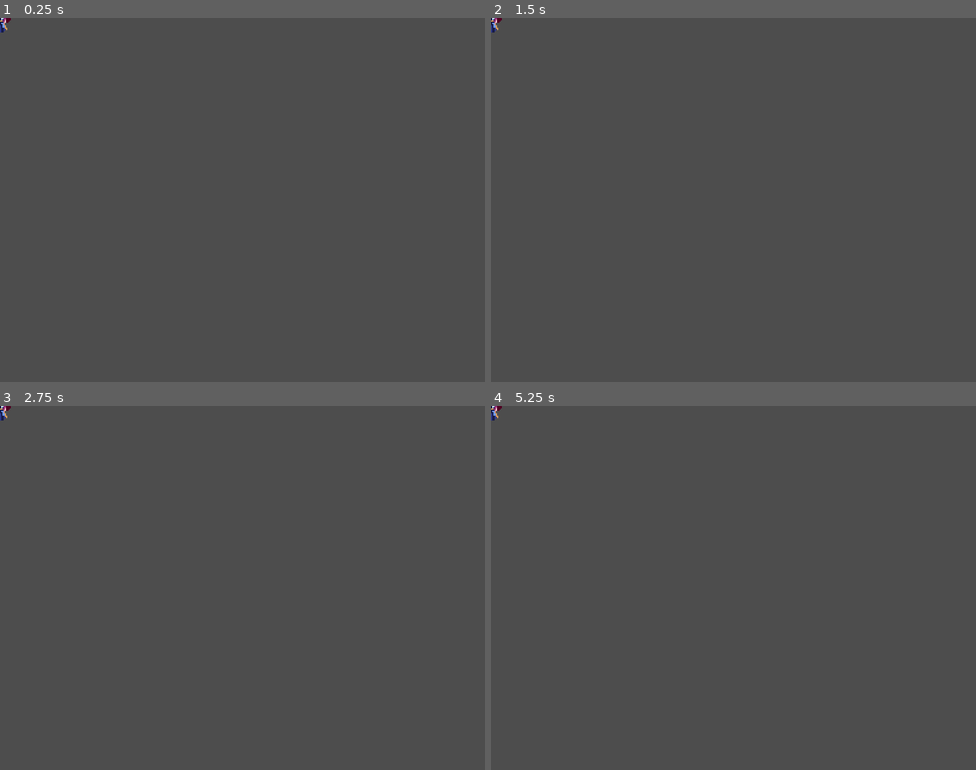
Above: before the commit, frames 1-4 (two rows, left to right).
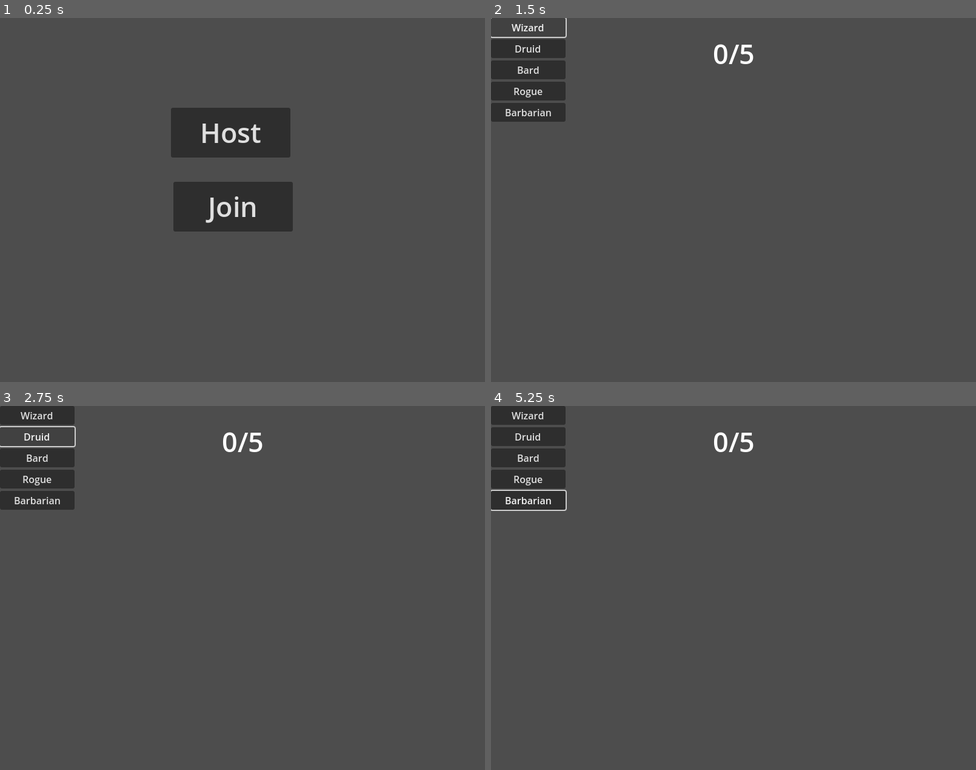
Above: after the commit, the same moments.

Repository: har3nz/MultiplayerDnD
Game: Godot game, scene res://scenes/room.tscn
The game is run twice, just before and just after one commit, with the same random seed, the same clock (stepped at 60 frames per second) and the same inputs. Before the commit the project starts from res://scenes/world.tscn. The engine's default icon, where the game draws it, is replaced by a stand-in: a white triangle on a blue panel in a dark square.
Inputs (mouse positions are in pixels of both pictures, inside the frame that each line leads up to):
- Up to frame 1 (0.25 s): no input
- Up to frame 2 (1.5 s): click (723, 207) at 0.5 s, where only the run after the commit has a clickable "Join"; click (529, 28) at 1.25 s, where only the run after the commit has a clickable "Wizard"
- Up to frame 3 (2.75 s): click (38, 435) at 2 s, where only the run after the commit has a clickable "Druid"
- Up to frame 4 (5.25 s): click (529, 456) at 2.75 s, where only the run after the commit has a clickable "Bard"; click (529, 478) at 3.5 s, where only the run after the commit has a clickable "Rogue"; click (529, 500) at 4.25 s, where only the run after the commit has a clickable "Barbarian"; tap Enter at 5 s; move the mouse to (840, 569) at 5.02 s; hold D (right) from 5.03 s (still down); click (840, 569) at 5.1 s

The runs differ from the first frame. In frame 1, 6.7% of the frame differs, in the area x 0-61%, y 0-59%; in frame 2, 3.5%; in frame 3, 3.5%; in frame 4, 4.2%.

Commit message:
some tweaks still broken things

Diff:
--- a/project.godot
+++ b/project.godot
@@ -11,18 +11,17 @@
 [application]
 
 config/name="MultiplayerD&D"
-run/main_scene="uid://7dutjmu04kaf"
+run/main_scene="uid://3a54kivsiru2"
 config/features=PackedStringArray("4.5", "GL Compatibility")
 config/icon="res://icon.svg"
 
 [autoload]
 
 NetworkHandler="*res://scripts/Network/network_handler.gd"
-GlobalMultiplayerSpawner="*res://scripts/Network/multiplayer_spawner.gd"
-GlobalMultiplayer="*res://scripts/Network/global_multiplayer.gd"
 ClassHandler="*res://scripts/class_handler.gd"
 ClientNetworkGlobals="*res://scripts/Network/client_network_globals.gd"
 ServerNetworkGlobals="*res://scripts/Network/server_network_globals.gd"
+PlayerSpawner="*res://scripts/Network/player_spawner.gd"
 
 [display]
 
--- a/scenes/Characters/barbarian.tscn
+++ b/scenes/Characters/barbarian.tscn
@@ -6,17 +6,6 @@
 
 [sub_resource type="CircleShape2D" id="CircleShape2D_omgms"]
 radius = 31.0
-
-[sub_resource type="SceneReplicationConfig" id="SceneReplicationConfig_omgms"]
-properties/0/path = NodePath(".:position")
-properties/0/spawn = true
-properties/0/replication_mode = 2
-properties/1/path = NodePath("Sprite2D:scale")
-properties/1/spawn = true
-properties/1/replication_mode = 2
-properties/2/path = NodePath("Axe:position")
-properties/2/spawn = true
-properties/2/replication_mode = 2
 
 [node name="barbarian" type="CharacterBody2D"]
 motion_mode = 1
@@ -29,10 +18,5 @@
 [node name="CollisionShape2D" type="CollisionShape2D" parent="."]
 shape = SubResource("CircleShape2D_omgms")
 
-[node name="MultiplayerSynchronizer" type="MultiplayerSynchronizer" parent="."]
-replication_interval = 0.06
-delta_interval = 0.008
-replication_config = SubResource("SceneReplicationConfig_omgms")
-
 [node name="Axe" parent="." instance=ExtResource("3_imun0")]
 position = Vector2(55, -30)
--- a/scenes/Characters/wizard.tscn
+++ b/scenes/Characters/wizard.tscn
@@ -1,12 +1,7 @@
-[gd_scene load_steps=5 format=3 uid="uid://bxcxi0ervwr2p"]
+[gd_scene load_steps=4 format=3 uid="uid://bxcxi0ervwr2p"]
 
 [ext_resource type="Texture2D" uid="uid://bnm5f4aj0owqx" path="res://icon.svg" id="1_3jsmo"]
 [ext_resource type="Script" uid="uid://cl5h2h0bqkqvp" path="res://scripts/Characters/wizard.gd" id="1_leome"]
-
-[sub_resource type="SceneReplicationConfig" id="SceneReplicationConfig_leome"]
-properties/0/path = NodePath(".:position")
-properties/0/spawn = true
-properties/0/replication_mode = 2
 
 [sub_resource type="CircleShape2D" id="CircleShape2D_j4iv4"]
 radius = 31.0
@@ -15,11 +10,6 @@
 motion_mode = 1
 script = ExtResource("1_leome")
 
-[node name="MultiplayerSynchronizer" type="MultiplayerSynchronizer" parent="."]
-replication_interval = 0.1
-delta_interval = 0.008
-replication_config = SubResource("SceneReplicationConfig_leome")
-
 [node name="Sprite2D" type="Sprite2D" parent="."]
 scale = Vector2(0.5, 0.5)
 texture = ExtResource("1_3jsmo")
--- a/scripts/Characters/barbarian.gd
+++ b/scripts/Characters/barbarian.gd
@@ -19,8 +19,19 @@
 @export var spin_speed: float = 20.0
 var spin_timer: float = 0.0
 
+var is_authority: bool:
+	get: return !NetworkHandler.is_server && owner_id == ClientNetworkGlobals.id
+
+var owner_id: int
+
 func _enter_tree() -> void:
-	set_multiplayer_authority(name.to_int())
+	ServerNetworkGlobals.handle_player_position.connect(server_handle_player_position)
+	ClientNetworkGlobals.handle_player_position.connect(client_handle_player_position)
+
+func _exit_tree() -> void:
+	ServerNetworkGlobals.handle_player_position.disconnect(server_handle_player_position)
+	ClientNetworkGlobals.handle_player_position.disconnect(client_handle_player_position)
+
 
 func _physics_process(delta) -> void:
 	velocity = Input.get_vector("left", "right", "up", "down") * SPEED
@@ -63,3 +74,18 @@
 		ani_player.play("swing")
 
 	move_and_slide()
+
+	PlayerPosition.create(owner_id, global_position).send(NetworkHandler.server_peer)
+
+func server_handle_player_position(peer_id: int, player_position: PlayerPosition) -> void:
+	if owner_id != peer_id: return
+
+	global_position = player_position.position
+
+	PlayerPosition.create(owner_id, global_position).broadcast(NetworkHandler.connection)
+
+
+func client_handle_player_position(player_position: PlayerPosition) -> void:
+	if is_authority || owner_id != player_position.id: return
+
+	global_position = player_position.position
--- a/scripts/Characters/druid.gd
+++ b/scripts/Characters/druid.gd
@@ -10,6 +10,22 @@
 
 var crow_scene = preload("res://scenes/Skills/crow.tscn")
 var crow
+
+var is_authority: bool:
+	get: return !NetworkHandler.is_server && owner_id == ClientNetworkGlobals.id
+
+var owner_id: int
+
+func _enter_tree() -> void:
+	ServerNetworkGlobals.handle_player_position.connect(server_handle_player_position)
+	ClientNetworkGlobals.handle_player_position.connect(client_handle_player_position)
+
+func _exit_tree() -> void:
+	ServerNetworkGlobals.handle_player_position.disconnect(server_handle_player_position)
+	ClientNetworkGlobals.handle_player_position.disconnect(client_handle_player_position)
+
+
+
 
 func _physics_process(_delta) -> void:
 	#if !is_multiplayer_authority(): return
@@ -45,3 +61,18 @@
 		print()
 
 	move_and_slide()
+
+	PlayerPosition.create(owner_id, global_position).send(NetworkHandler.server_peer)
+
+func server_handle_player_position(peer_id: int, player_position: PlayerPosition) -> void:
+	if owner_id != peer_id: return
+
+	global_position = player_position.position
+
+	PlayerPosition.create(owner_id, global_position).broadcast(NetworkHandler.connection)
+
+
+func client_handle_player_position(player_position: PlayerPosition) -> void:
+	if is_authority || owner_id != player_position.id: return
+
+	global_position = player_position.position
--- a/scripts/Characters/rogue.gd
+++ b/scripts/Characters/rogue.gd
@@ -20,6 +20,21 @@
 var dir = Vector2.ZERO
 var spin_angle: float = 0.0
 @export var radius: float = 20.0
+
+var is_authority: bool:
+	get: return !NetworkHandler.is_server && owner_id == ClientNetworkGlobals.id
+
+var owner_id: int
+
+func _enter_tree() -> void:
+	ServerNetworkGlobals.handle_player_position.connect(server_handle_player_position)
+	ClientNetworkGlobals.handle_player_position.connect(client_handle_player_position)
+
+func _exit_tree() -> void:
+	ServerNetworkGlobals.handle_player_position.disconnect(server_handle_player_position)
+	ClientNetworkGlobals.handle_player_position.disconnect(client_handle_player_position)
+
+
 
 func _physics_process(_delta) -> void:
 	#if !is_multiplayer_authority(): return
@@ -57,6 +72,22 @@
 
 	move_and_slide()
 
+	PlayerPosition.create(owner_id, global_position).send(NetworkHandler.server_peer)
+
+func server_handle_player_position(peer_id: int, player_position: PlayerPosition) -> void:
+	if owner_id != peer_id: return
+
+	global_position = player_position.position
+
+	PlayerPosition.create(owner_id, global_position).broadcast(NetworkHandler.connection)
+
+
+func client_handle_player_position(player_position: PlayerPosition) -> void:
+	if is_authority || owner_id != player_position.id: return
+
+	global_position = player_position.position
+
+
 func _on_timer_timeout() -> void:
 	invis_ran_out = true
 	$Sprite2D.self_modulate.a = 1
--- a/scripts/Characters/wizard.gd
+++ b/scripts/Characters/wizard.gd
@@ -1,4 +1,17 @@
 extends CharacterBody2D
+
+var is_authority: bool:
+	get: return !NetworkHandler.is_server && owner_id == ClientNetworkGlobals.id
+
+var owner_id: int
+
+func _enter_tree() -> void:
+	ServerNetworkGlobals.handle_player_position.connect(server_handle_player_position)
+	ClientNetworkGlobals.handle_player_position.connect(client_handle_player_position)
+
+func _exit_tree() -> void:
+	ServerNetworkGlobals.handle_player_position.disconnect(server_handle_player_position)
+	ClientNetworkGlobals.handle_player_position.disconnect(client_handle_player_position)
 
 const SPEED: int = 220
 
@@ -12,8 +25,6 @@
 
 var flipped: bool = false
 
-func _enter_tree() -> void:
-	set_multiplayer_authority(name.to_int())
 
 func spawn_fireball() -> void:
 	var fireball = fireball_scene.instantiate()
@@ -66,3 +77,18 @@
 
 
 	move_and_slide()
+
+	PlayerPosition.create(owner_id, global_position).send(NetworkHandler.server_peer)
+
+func server_handle_player_position(peer_id: int, player_position: PlayerPosition) -> void:
+	if owner_id != peer_id: return
+
+	global_position = player_position.position
+
+	PlayerPosition.create(owner_id, global_position).broadcast(NetworkHandler.connection)
+
+
+func client_handle_player_position(player_position: PlayerPosition) -> void:
+	if is_authority || owner_id != player_position.id: return
+
+	global_position = player_position.position
--- a/scripts/Network/client_network_globals.gd
+++ b/scripts/Network/client_network_globals.gd
@@ -3,36 +3,48 @@
 signal handle_local_id_assignment(local_id: int)
 signal handle_remote_id_assignment(remote_id: int)
 signal handle_player_position(player_position: PlayerPosition)
-
+signal upd_list(list: Array[int])
 
 var id: int = -1
 var remote_ids: Array[int]
+var packet
 
 func _ready() -> void:
-    NetworkHandler.on_client_packet.connect(on_client_packet)
+	NetworkHandler.on_client_packet.connect(on_client_packet)
 
 func on_client_packet(data: PackedByteArray) -> void:
-    var packet_type: int = data.decode_u8(0)
-    match packet_type:
-        PacketInfo.PACKET_TYPE.ID_ASSIGNMENT:
-            manage_ids(IDAssignment.create_from_data(data))
+	var packet_type: int = data.decode_u8(0)
+	match packet_type:
+		PacketInfo.PACKET_TYPE.ID_ASSIGNMENT:
+			manage_ids(IDAssignment.create_from_data(data))
 
-        PacketInfo.PACKET_TYPE.PLAYER_POSITION:
-            handle_player_position.emit(PlayerPosition.create_from_data(data))
+		PacketInfo.PACKET_TYPE.PLAYER_POSITION:
+			handle_player_position.emit(PlayerPosition.create_from_data(data))
 
-        _:
-            push_error("Packet type with index ", data[0], " unhandled")
+		PacketInfo.PACKET_TYPE.PEER_LIST:
+			packet = PeerList.create_from_data(data)
+
+			upd_list.emit(packet.peer_ids)
+
+		PacketInfo.PACKET_TYPE.START_GAME:
+			get_tree().change_scene_to_file("res://scenes/world.tscn")
+			for peer_id in packet.peer_ids:
+				if get_node_or_null(str(peer_id)) == null:
+					PlayerSpawner.spawn_player(peer_id)
+		_:
+			push_error("Packet type with index ", data[0], " unhandled")
+
 
 
 func manage_ids(id_assignment: IDAssignment) -> void:
-    if id == -1:
-        id = id_assignment.id
-        handle_local_id_assignment.emit(id_assignment.id)
+	if id == -1:
+		id = id_assignment.id
+		handle_local_id_assignment.emit(id_assignment.id)
 
-        remote_ids = id_assignment.remote_ids
-        for remote_id in remote_ids:
-            if remote_id == id: continue
-            handle_remote_id_assignment.emit(remote_id)
-    else:
-        remote_ids.append(id_assignment.id)
-        handle_remote_id_assignment.emit(id_assignment.id)
+		remote_ids = id_assignment.remote_ids
+		for remote_id in remote_ids:
+			if remote_id == id: continue
+			handle_remote_id_assignment.emit(remote_id)
+	else:
+		remote_ids.append(id_assignment.id)
+		handle_remote_id_assignment.emit(id_assignment.id)
--- a/scripts/Network/global_multiplayer.gd
+++ /dev/null
@@ -1,8 +0,0 @@
-extends Node
-
-func start_game() -> void:
-	rpc("go_to_world_scene")
-
-@rpc("any_peer", "call_local", "reliable")
-func go_to_world_scene() -> void:
-	get_tree().change_scene_to_file("res://scenes/world.tscn")
--- a/scripts/Network/network_handler.gd
+++ b/scripts/Network/network_handler.gd
@@ -1,7 +1,5 @@
 extends Node
-
 #peer.create_client("88.240.176.255", 15155)
-
 
 signal on_peer_connected(peer_id: int)
 signal on_peer_disconnected(peer_id:int)
@@ -19,7 +17,7 @@
 var connection: ENetConnection
 var is_server: bool= false
 
-func _process(delta: float) -> void:
+func _process(_delta: float) -> void:
 	if connection == null: return
 
 	handle_events()
@@ -61,8 +59,22 @@
 	peer.set_meta("id", peer_id)
 	client_peers[peer_id] = peer
 
+	var peer_ids := client_peers.keys()
+
+	# update server UI
+	var waiting_room = get_tree().current_scene
+	if waiting_room.has_method("update_player_list_from_peers"):
+		waiting_room.update_player_list_from_peers(peer_ids)
+
 	print("Peer connected with assigned id: ", peer_id)
 	on_peer_connected.emit(peer_id)
+
+	# --- BROADCAST FULL PEER LIST TO ALL CLIENTS ---
+	var list_packet := PeerList.create(peer_ids)
+	list_packet.broadcast(connection)  # <-- send to everyone including the new client
+
+
+
 
 func connected_to_server() -> void:
 	print("Succesfully connected to server!")
@@ -73,8 +85,14 @@
 	available_peer_ids.push_back(peer_id)
 	client_peers.erase(peer_id)
 
+	# update server UI
+	var waiting_room = get_tree().current_scene
+	if waiting_room.has_method("update_player_list_from_peers"):
+		waiting_room.update_player_list_from_peers(client_peers.keys())
+
 	print("Succesfully disconnected: ", peer_id, " from server!")
 	on_peer_disconnected.emit(peer_id)
+
 
 func disconnected_from_server() -> void:
 	print("Succesfully disconnected from server!")
--- a/scripts/Network/network_ui.gd
+++ b/scripts/Network/network_ui.gd
@@ -3,7 +3,17 @@
 func _on_client_pressed() -> void:
 	get_tree().change_scene_to_file("res://scenes/waiting_room.tscn")
 	NetworkHandler.start_client()
+	NetworkHandler.on_client_packet.connect(_on_client_packet)
 
 func _on_server_pressed() -> void:
 	get_tree().change_scene_to_file("res://scenes/waiting_room.tscn")
 	NetworkHandler.start_server()
+
+func _on_client_packet(data: PackedByteArray) -> void:
+	var type = data.decode_u8(0)
+
+	match type:
+		PacketInfo.PACKET_TYPE.PEER_LIST:
+			var packet := PeerList.create_from_data(data)
+			var waiting_room = get_tree().current_scene
+			waiting_room.update_player_list_from_peers(packet.peer_ids)
--- a/scripts/Network/packet_info/packet_info.gd
+++ b/scripts/Network/packet_info/packet_info.gd
@@ -2,7 +2,10 @@
 
 enum PACKET_TYPE {
     ID_ASSIGNMENT = 0,
-    PLAYER_POSITION = 10,
+    PLAYER_POSITION = 1,
+    PEER_LIST = 2,
+    START_GAME = 3,
+    SPAWN_PLAYER = 4
 }
 
 var packet_type: PACKET_TYPE
--- /dev/null
+++ b/scripts/Network/packet_info/peer_info.gd
@@ -0,0 +1,30 @@
+class_name PeerList extends PacketInfo
+
+var peer_ids: Array[int] = []
+
+static func create(peer_ids: Array[int]) -> PeerList:
+	var info := PeerList.new()
+	info.packet_type = PACKET_TYPE.PEER_LIST
+	info.flag = ENetPacketPeer.FLAG_RELIABLE
+	info.peer_ids = peer_ids
+	return info
+
+static func create_from_data(data: PackedByteArray) -> PeerList:
+	var info := PeerList.new()
+	info.decode(data)
+	return info
+
+func encode() -> PackedByteArray:
+	var data := super.encode()
+	data.resize(2 + peer_ids.size())
+	data.encode_u8(1, peer_ids.size())
+	for i in range(peer_ids.size()):
+		data.encode_u8(2 + i, peer_ids[i])
+	return data
+
+func decode(data: PackedByteArray) -> void:
+	super.decode(data)
+	var count = data.decode_u8(1)
+	peer_ids.clear()
+	for i in range(count):
+		peer_ids.append(data.decode_u8(2 + i))
--- a/scripts/Network/packet_info/player_position.gd
+++ b/scripts/Network/packet_info/player_position.gd
@@ -1,4 +1,6 @@
 class_name PlayerPosition extends PacketInfo
+
+
 
 var id: int
 var position: Vector2
--- /dev/null
+++ b/scripts/Network/packet_info/start_game.gd
@@ -0,0 +1,13 @@
+class_name StartGame
+extends PacketInfo
+
+static func create() -> StartGame:
+	var info := StartGame.new()
+	info.packet_type = PACKET_TYPE.START_GAME
+	info.flag = ENetPacketPeer.FLAG_RELIABLE
+	return info
+
+static func create_from_data(data: PackedByteArray) -> StartGame:
+	var info := StartGame.new()
+	info.decode(data)
+	return info
--- a/scripts/Network/player_spawner.gd
+++ b/scripts/Network/player_spawner.gd
@@ -1,16 +1,13 @@
 extends Node
 
-const LOW_LEVEL_NETWORK_PLAYER = preload("res://scenes/Characters/bard.tscn")
-
-func _ready() -> void:
-    NetworkHandler.on_peer_connected.connect(spawn_player)
-    ClientNetworkGlobals.handle_local_id_assignment.connect(spawn_player)
-    ClientNetworkGlobals.handle_remote_id_assignment.connect(spawn_player)
-
+const LOW_LEVEL_NETWORK_PLAYER = preload("res://scenes/Characters/wizard.tscn")
 
 func spawn_player(id: int) -> void:
-    var player = LOW_LEVEL_NETWORK_PLAYER.instantiate()
-    player.owner_id = id
-    player.name = str(id)
+	print("spawned player")
+	if get_node_or_null(str(id)) != null:
+		return
 
-    call_deferred("add_child", player)
+	var player = LOW_LEVEL_NETWORK_PLAYER.instantiate()
+	player.owner_id = id
+	player.name = str(id)
+	call_deferred("add_child", player)
--- a/scripts/Network/waiting_room.gd
+++ b/scripts/Network/waiting_room.gd
@@ -4,16 +4,15 @@
 @onready var plr_list = $VBoxContainer
 @onready var start_button = $Start
 var player_labels: Array = []
-var current: int = 0
 var players: Array = []
+var is_authority: bool:
+	get: return NetworkHandler.is_server
 
 func _ready() -> void:
-	if multiplayer.is_server():
+	if is_authority:
 		start_button.show()
 	else:
 		start_button.hide()
-
-	multiplayer.connect("peer_connected", Callable(self, "_on_peer_connected"))
 
 	player_labels = [
 		$VBoxContainer/Player,
@@ -22,41 +21,24 @@
 		$VBoxContainer/Player4,
 		$VBoxContainer/Player5
 	]
+	ClientNetworkGlobals.upd_list.connect(update_player_list_from_peers)
 
-func _on_peer_connected(id: int) -> void:
-	var plr_name = "Player " + str(id)
-	players.append(plr_name)
-
-
-"""
-func update_player_list(new_players: Array) -> void:
-	players = new_players
+func update_player_list_from_peers(list: Array[int]) -> void:
+	players = list.duplicate()
 	plr_count.text = "%d/5" % players.size()
 
 	for i in range(player_labels.size()):
 		if i < players.size():
-			player_labels[i].text = players[i]
+			player_labels[i].text = str(players[i])
 			player_labels[i].visible = true
 		else:
 			player_labels[i].visible = false
-"""
-
 
 func _on_start_pressed() -> void:
-	GlobalMultiplayer.start_game()
+	if not is_authority:
+		return
 
+	var start_packet := StartGame.create()
+	start_packet.broadcast(NetworkHandler.connection)
 
-func _on_barbarian_pressed() -> void:
-	ClassHandler.rpc("assign_class", multiplayer.get_unique_id(), "barbarian")
-
-func _on_rogue_pressed() -> void:
-	ClassHandler.rpc("assign_class", multiplayer.get_unique_id(), "rogue")
-
-func _on_bard_pressed() -> void:
-	ClassHandler.rpc("assign_class", multiplayer.get_unique_id(), "bard")
-
-func _on_druid_pressed() -> void:
-	ClassHandler.rpc("assign_class", multiplayer.get_unique_id(), "druid")
-
-func _on_wizard_pressed() -> void:
-	ClassHandler.rpc("assign_class", multiplayer.get_unique_id(), "wizard")
+	get_tree().change_scene_to_file("res://scenes/world.tscn")
Not shown: 1 places in scenes/Characters/barbarian.tscn that only renumber resources
Not shown, removed: scripts/Network/global_multiplayer.gd.uid
Not shown, added: scripts/Network/packet_info/peer_info.gd.uid
Not shown, added: scripts/Network/packet_info/start_game.gd.uid
